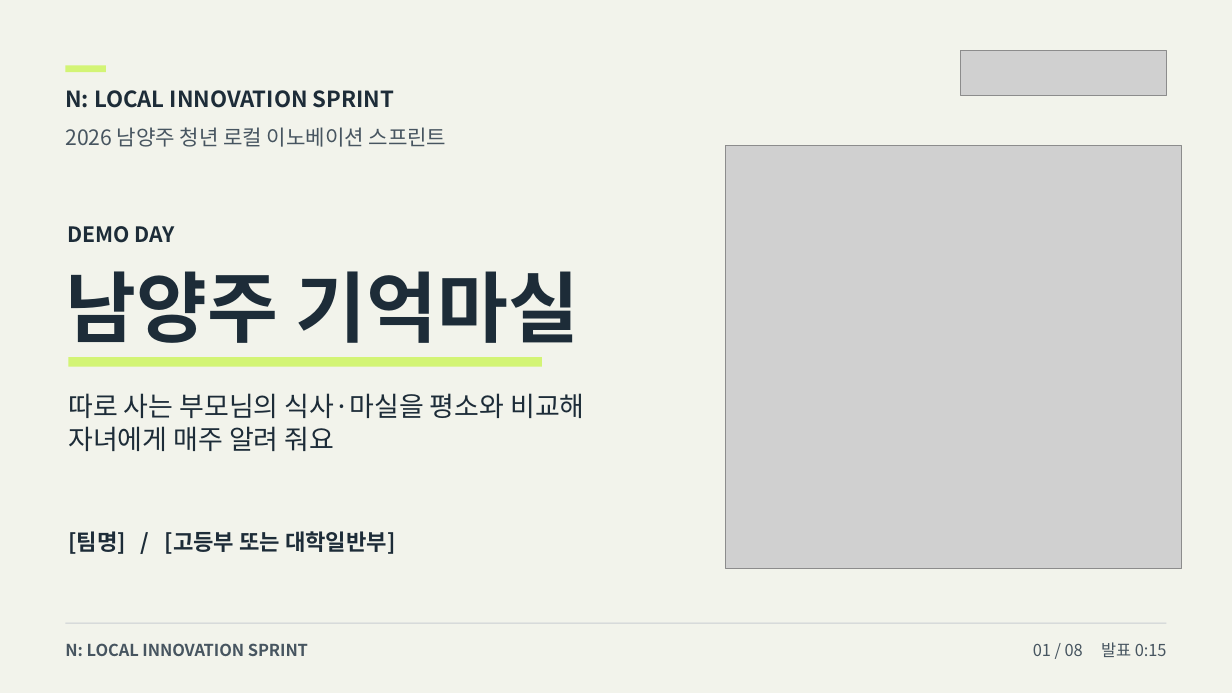
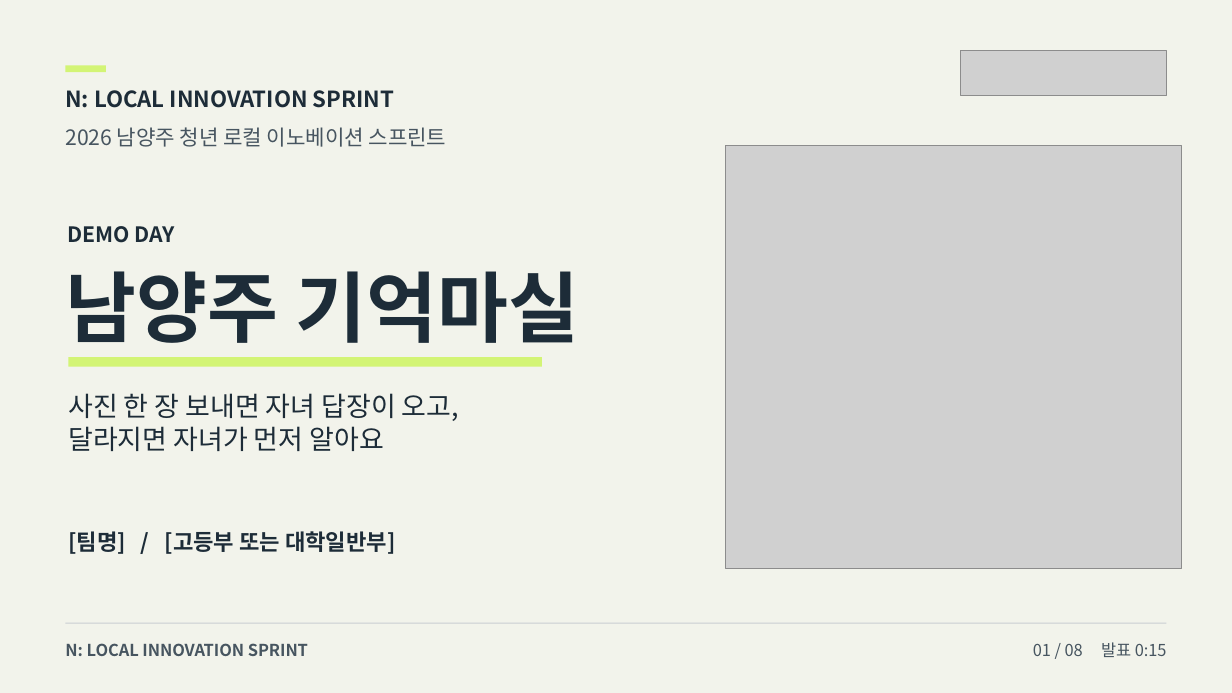
Before and after one commit to howoo101/masil, a slide deck: slide 1 of files/pitch-deck.pptx. Drawn at 1232x693 pixels with LibreOffice and Linux fonts; fonts in the diff are those of the drawing; grey boxes stand for pictures. Boxes give left, top, right and bottom in pixels: in the first picture for what was removed or moved away, otherwise in the second. Text is boxed around its words. In the diff, an @@ line names an element or a change of style, - is before the commit and + after.

```diff
--- a/files/pitch-deck.pptx
+++ b/files/pitch-deck.pptx
@@ text at [68, 393, 459, 451]: text changed @@
-따로 사는 부모님의 식사·마실을 평소와 비교해
-자녀에게 매주 알려 줘요
+사진 한 장 보내면 자녀 답장이 오고,
+달라지면 자녀가 먼저 알아요
```
Also in this commit, not shown: 7 other slides changed, 5 other files.
